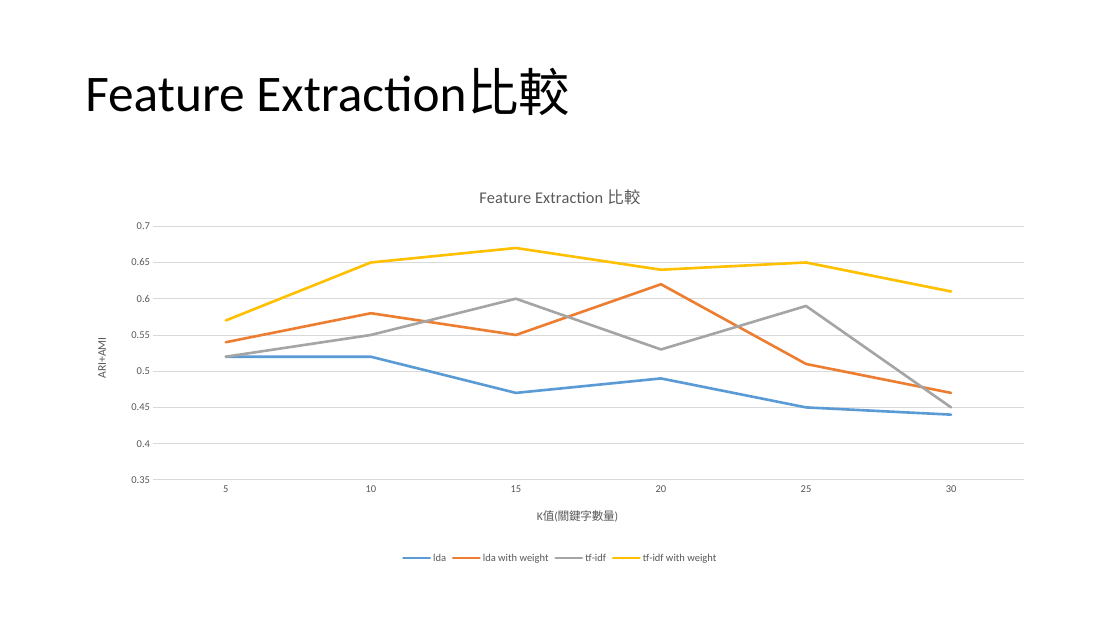
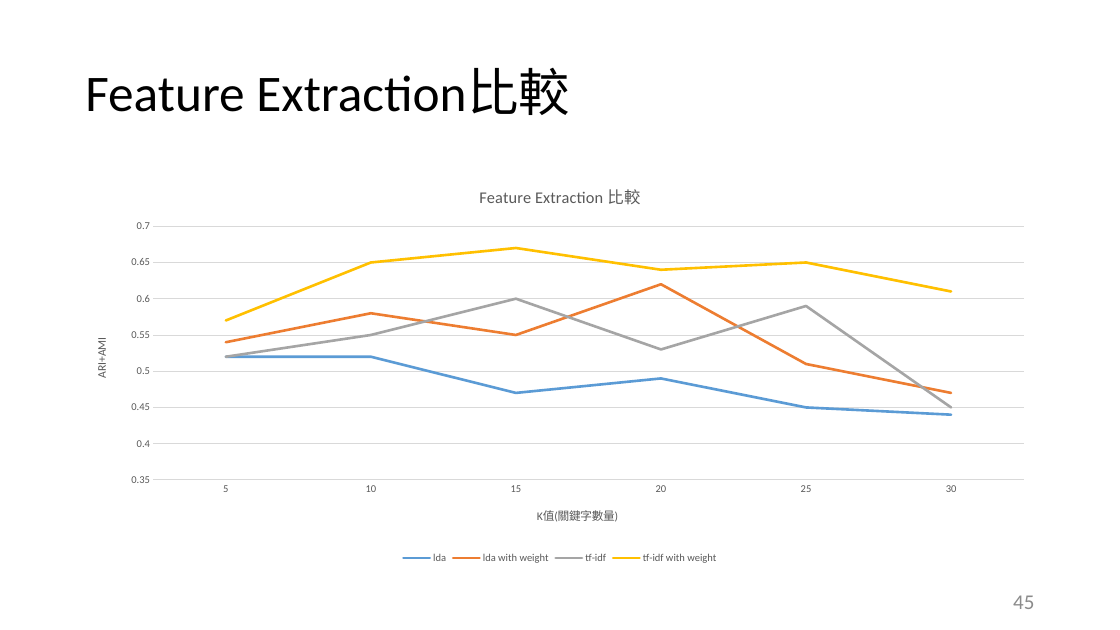
Before and after one commit to ZhongTing/HotTopicDetection, a slide deck: slide 45 of document/Hot-Topic-Detection.pptx (slide 28 before the commit). Drawn at 1120x630 pixels with LibreOffice and Linux fonts; fonts in the diff are those of the drawing. Boxes give left, top, right and bottom in pixels: in the first picture for what was removed or moved away, otherwise in the second. Text is boxed around its words. In the diff, an @@ line names an element or a change of style, - is before the commit and + after.

```diff
--- a/document/Hot-Topic-Detection.pptx
+++ b/document/Hot-Topic-Detection.pptx
@@ page number added at [1013,595,1034,609], 18 pt, text #8C8C8C @@
+45
```
Also in this commit, not shown: 24 other slides changed, 32 slides added, 8 slides removed, 19 other files.
